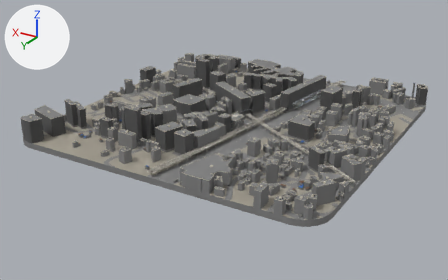
Before and after pictures for a commit that changed the glTF model media/flipkart-andheri/world/d/landmark.glb.
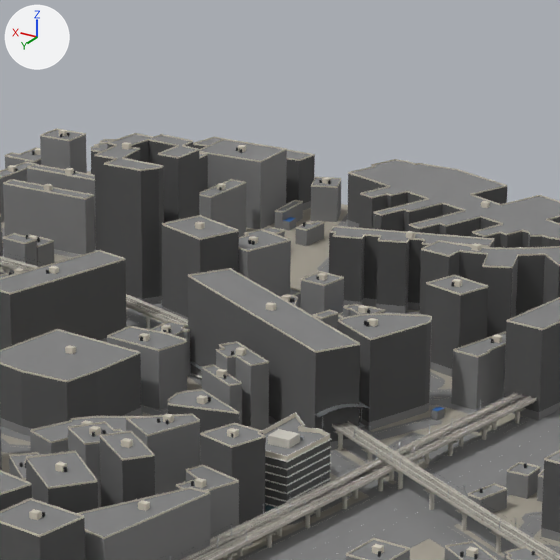
Old and new are each drawn whole from a 50 mm camera at (-714.0, 1256.0, 558.0) aimed at (11.0, 48.0, -47.0) and again close up on the part from 39% to 65% of the width and 9% to 51% of the height. Arrows for +X, +Y and +Z are at upper left; the lights stay in place. The older version's two pictures come first. Where no turn or scale is listed for an object, it has been applied to the vertices. Vertices at exactly the same position are counted once.

Objects in the first close-up: 'context', 'ground', 'metro', 'opt_landmark', 'rooftops' and 1 more.
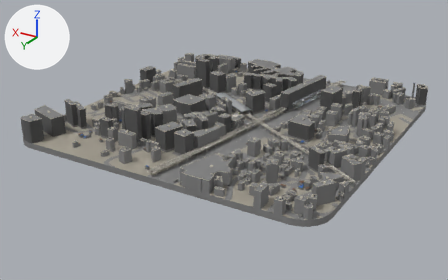
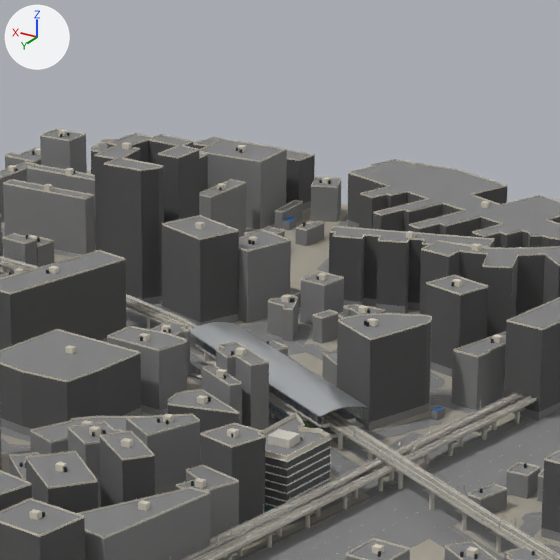
Location of each change, (x1, y1, x2, y2) in pixels of the close-ups (560 x 560 px; the box of a moved part takes in the faces that stretch with it):
part 1 of me_context, deleted
    before: (188, 268, 360, 450)
part 2 of me_ground, moved or reshaped (mostly hidden)
    before: (330, 447, 398, 483)
    after: (191, 355, 398, 483)
part 3 of me_rooftops, deleted
    before: (266, 302, 276, 311)
'stations', unchanged, uncovered by the edit
    before: (190, 362, 369, 428)
    after: (190, 322, 369, 440)

What the commit changed:
me_context is used by ob_context; location (0.0, 0.0, 40.7).
me_context had 14294 vertices, 21545 faces and spanned x -380.0..380.0, y -380.0..380.0, z -41.0..41.0.
me_context now has 14254 vertices, 21483 faces and spans x -380.0..380.0, y -380.0..380.0, z -41.0..41.0.
me_context part 1: the loose piece of 24 vertices spanning x -29.0..104.0, y -84.0..10.0, z -41.0..14.0 is deleted.
Other edits to the shape of me_context do not show in these pictures.
me_ground is used by ob_ground; location (0.0, 0.0, 0.1).
me_ground had 21634 vertices, 30931 faces and spanned x -380.0..380.0, y -380.0..380.0, z 0.0.
me_ground now has 21605 vertices, 30942 faces and spans x -380.0..380.0, y -380.0..380.0, z 0.0.
me_ground part 2: 7 vertices moved from x -25.0..205.0, y -186.0..10.0, z 0.0 to x -21.0..205.0, y -186.0..10.0, z 0.0; 48 vertices removed from x -26.0..98.0, y -80.0..5.0, z 0.0; 45 vertices added at x -25.0..54.0, y -55.0..-6.0, z 0.0.
Other edits to the shape of me_ground do not show in these pictures.
me_rooftops is used by ob_rooftops; location (-0.9, 2.3, 46.3).
me_rooftops had 12023 vertices, 17064 faces and spanned x -377.0..377.0, y -376.0..376.0, z -37.0..37.0.
me_rooftops now has 12015 vertices, 17054 faces and spans x -377.0..377.0, y -376.0..376.0, z -37.0..37.0.
me_rooftops part 3: the loose piece of 8 vertices spanning x 36.0..40.0, y -41.0..-37.0, z 8.0..11.0 is deleted.
